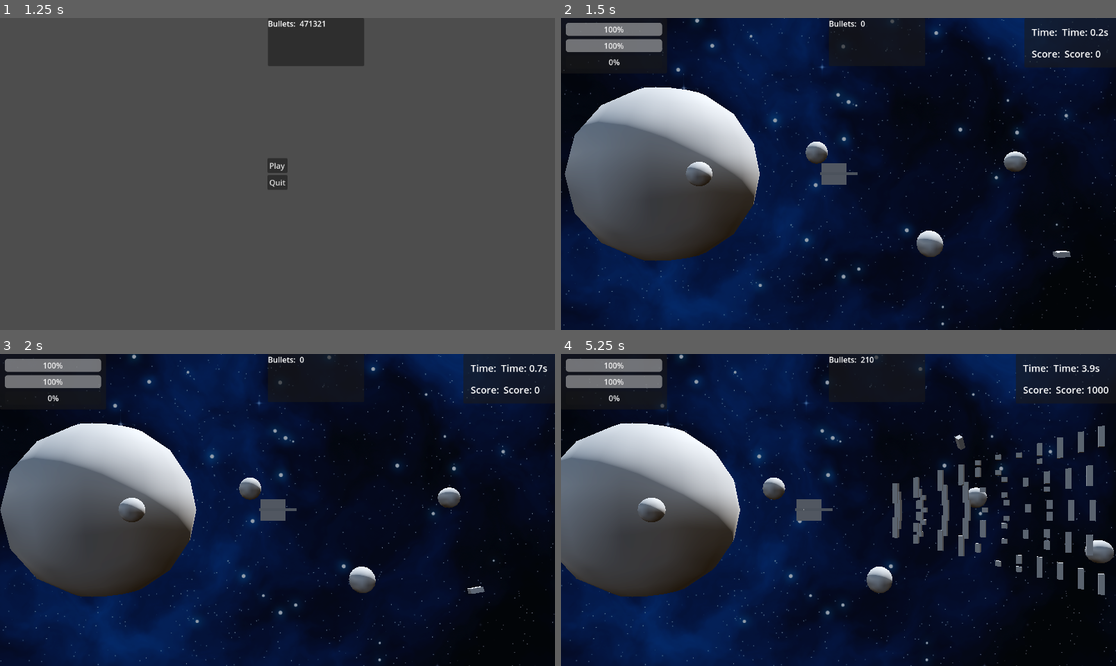
Above: before the commit, frames 1-4 (two rows, left to right).
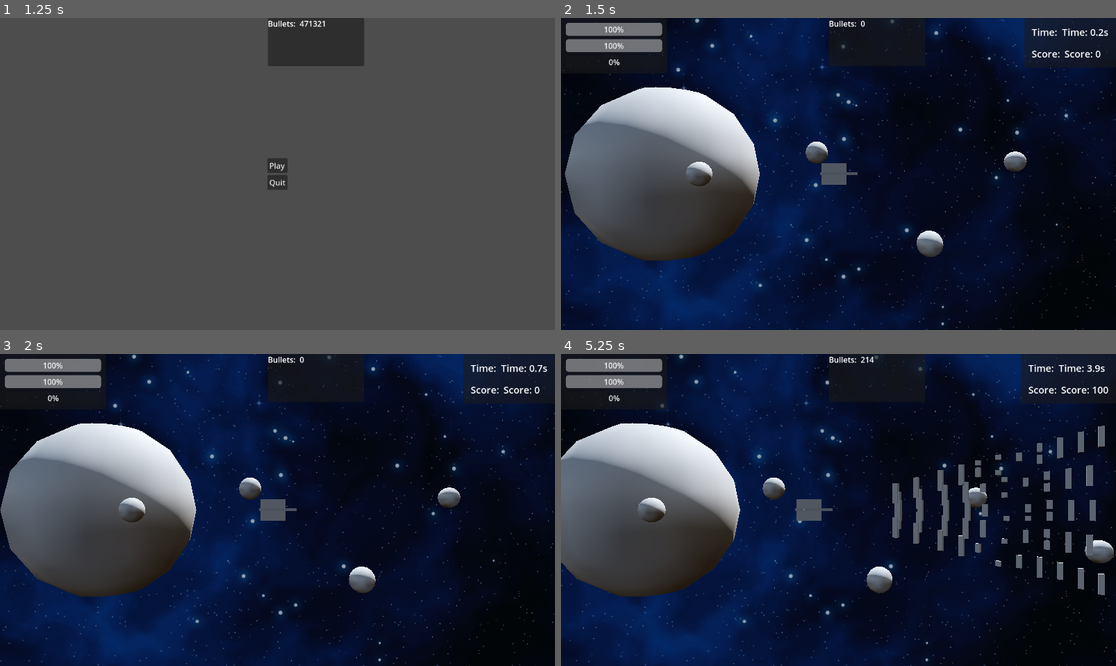
Above: after the commit, the same moments.

Repository: CaptainTiki/DeadSimple
Game: Godot game, scene res://System/Menus/TitleScreen.tscn
The game is run twice, just before and just after one commit, with the same random seed, the same clock (stepped at 60 frames per second) and the same inputs.
Inputs (mouse positions are in pixels of both pictures, inside the frame that each line leads up to):
- Up to frame 1 (1.25 s): tap Enter at 0.5 s; move the mouse to (399, 158) at 0.52 s; hold Right (move_right) from 0.53 s (still down); hold Space (fire) from 0.53 s (still down); click (399, 158) at 0.67 s
- Up to frame 2 (1.5 s): release Right (move_right) at 1.25 s; release Space (fire) at 1.25 s; click "Play" at 1.25 s
- Up to frame 3 (2 s): no input
- Up to frame 4 (5.25 s): move the mouse to (727, 525) at 2.02 s; hold Down (move_down) 2.03-2.78 s; tap Z (boost) at 2.1, 5.1 s; tap Space (fire) at 2.3, 3.6 s; move the mouse to (894, 441) at 2.77 s; hold Right (move_right) 2.78-3.53 s; hold Space (fire) 2.78-3.53 s; tap X (dodge) at 2.85 s; move the mouse to (810, 572) at 3.52 s; hold Up (move_up) 3.53-4.28 s; click (810, 572) at 3.67 s; move the mouse to (1005, 556) at 4.27 s; hold Space (fire) 4.28-5.03 s; hold Left (move_left) from 4.28 s (still down); move the mouse to (672, 463) at 5.02 s

Frame 1 is identical in both runs. In frame 2, less than 0.1% of the frame differs, in the area x 88-92%, y 74-77%; in frame 3, less than 0.1%; in frame 4, 0.9%, in the area x 55-99%, y 0-70%.

Commit message:
Spawnmanager/ SpawnSequence

Diff:
--- /dev/null
+++ b/Data/Spawns/spawn_entry.gd
@@ -0,0 +1,15 @@
+# res://data/spawns/Spawn_Entry.gd
+@icon("res://Assets/icon.svg")
+extends Resource
+class_name SpawnEntry
+
+
+enum EntryStyle { NONE, SLIDE_ONLY, SLIDE_PAUSE }
+enum Behavior { NONE, RAM_PLAYER }
+
+@export var spawner_name: StringName            # e.g. "RightHigh"
+@export var delay_s: float = 0.0                # wait before this spawn
+@export var scene: PackedScene                  # Rock.tscn (or enemy later)
+@export var entry_style: EntryStyle = EntryStyle.SLIDE_ONLY
+@export var behavior: Behavior = Behavior.NONE
+@export var speed: float = 6.0                  # optional param for movers
--- /dev/null
+++ b/Data/Spawns/spawn_sequence.gd
@@ -0,0 +1,6 @@
+@icon("res://icon.svg")
+# res://data/spawns/SpawnSequence.gd
+extends Resource
+class_name SpawnSequence
+
+@export var entries: Array[SpawnEntry] = []
--- /dev/null
+++ b/Data/test_level.tres
@@ -0,0 +1,19 @@
+[gd_resource type="Resource" script_class="SpawnSequence" load_steps=5 format=3 uid="uid://dxuaabmtxot6k"]
+
+[ext_resource type="Script" uid="uid://duogtao1wwnuo" path="res://Data/Spawns/spawn_entry.gd" id="1_y1705"]
+[ext_resource type="PackedScene" uid="uid://cmi1u0wejtvds" path="res://Objects/Obstacles/Rock.tscn" id="2_ta06r"]
+[ext_resource type="Script" uid="uid://ck36k2cxbbpln" path="res://Data/Spawns/spawn_sequence.gd" id="2_ubd7x"]
+
+[sub_resource type="Resource" id="Resource_y1705"]
+script = ExtResource("1_y1705")
+spawner_name = &"RightMid"
+delay_s = 1.0
+scene = ExtResource("2_ta06r")
+entry_style = 0
+speed = 0.0
+metadata/_custom_type_script = "uid://duogtao1wwnuo"
+
+[resource]
+script = ExtResource("2_ubd7x")
+entries = Array[ExtResource("1_y1705")]([SubResource("Resource_y1705")])
+metadata/_custom_type_script = "uid://ck36k2cxbbpln"
--- a/Enemies/enemy.gd
+++ b/Enemies/enemy.gd
@@ -4,7 +4,7 @@
 @export var speed: float = 1.0
 @export var damage: float = 20.0
 @export var pause_delay: float = 0.0
-var play_speed: float = 2.0  # Match Level.play_speed
+var play_speed: float = 2.0  #we should get this from play_area - or spawner?
 var state: String = "pause"
 var pause_timer: float = 0.0
 
--- a/Objects/Rock.tscn
+++ b/Objects/Obstacles/LargeRock.tscn
@@ -1,19 +1,19 @@
-[gd_scene load_steps=3 format=3 uid="uid://cmi1u0wejtvds"]
+[gd_scene load_steps=3 format=3 uid="uid://caoi4a5f65gvt"]
 
-[ext_resource type="Script" uid="uid://bsv38ierybccq" path="res://Objects/rock.gd" id="1_ihx5k"]
+[ext_resource type="Script" uid="uid://jwwtq4t3id13" path="res://Objects/Obstacles/large_rock.gd" id="1_1vsik"]
 
 [sub_resource type="SphereShape3D" id="SphereShape3D_ihx5k"]
-radius = 0.55
+radius = 0.75
 
-[node name="Rock" type="Area3D" groups=["rock"]]
+[node name="LargeRock" type="Area3D" groups=["rock"]]
 collision_layer = 256
 collision_mask = 3
-script = ExtResource("1_ihx5k")
+script = ExtResource("1_1vsik")
 
 [node name="CollisionShape3D" type="CollisionShape3D" parent="."]
 shape = SubResource("SphereShape3D_ihx5k")
 
 [node name="CSGBox3D" type="CSGBox3D" parent="."]
-size = Vector3(0.5, 0.2, 0.3)
+size = Vector3(1.1, 0.8, 0.75)
 
 [connection signal="area_entered" from="." to="." method="_on_area_entered"]
--- a/Objects/LargeRock.tscn
+++ b/Objects/Obstacles/Rock.tscn
@@ -1,19 +1,19 @@
-[gd_scene load_steps=3 format=3 uid="uid://caoi4a5f65gvt"]
+[gd_scene load_steps=3 format=3 uid="uid://cmi1u0wejtvds"]
 
-[ext_resource type="Script" uid="uid://jwwtq4t3id13" path="res://Objects/large_rock.gd" id="1_1vsik"]
+[ext_resource type="Script" uid="uid://bsv38ierybccq" path="res://Objects/Obstacles/rock.gd" id="1_ihx5k"]
 
 [sub_resource type="SphereShape3D" id="SphereShape3D_ihx5k"]
-radius = 0.75
+radius = 0.55
 
-[node name="LargeRock" type="Area3D" groups=["rock"]]
+[node name="Rock" type="Area3D" groups=["rock"]]
 collision_layer = 256
 collision_mask = 3
-script = ExtResource("1_1vsik")
+script = ExtResource("1_ihx5k")
 
 [node name="CollisionShape3D" type="CollisionShape3D" parent="."]
 shape = SubResource("SphereShape3D_ihx5k")
 
 [node name="CSGBox3D" type="CSGBox3D" parent="."]
-size = Vector3(1.1, 0.8, 0.75)
+size = Vector3(0.5, 0.2, 0.3)
 
 [connection signal="area_entered" from="." to="." method="_on_area_entered"]
--- a/Objects/rock.gd
+++ b/Objects/Obstacles/large_rock.gd
@@ -1,7 +1,7 @@
 extends Area3D
 
-@export var friction: float = 5.0
-var velocity: Vector3 = Vector3.ZERO
+@export var health: int = 2
+var asteroid_scene = preload("res://Objects/Obstacles/Rock.tscn")
 var angular_velocity: Vector3
 
 func _ready():
@@ -16,11 +16,6 @@
 	if StateManager.is_paused:
 		return
 
-	# Apply sliding velocity
-	if velocity != Vector3.ZERO:
-		position += velocity * delta
-		velocity = velocity.move_toward(Vector3.ZERO, friction * delta)
-
 	# Apply rotation
 	rotate_x(angular_velocity.x * delta)
 	rotate_y(angular_velocity.y * delta)
@@ -28,8 +23,20 @@
 
 func _on_area_entered(area: Area3D):
 	if area.is_in_group("bullet"):
-		StateManager.game_data.score += 100  # Increment score
-		StateManager.game_manager.update_hud()  # Update HUD
-		queue_free()
+		health -= 1
 		if area is Bullet:
 			area._despawn()
+		if health <= 0:
+			spawn_small_asteroids()
+			StateManager.game_data.score += 200  # Increment score for large rock
+			StateManager.game_manager.update_hud()  # Update HUD
+			queue_free()
+
+func spawn_small_asteroids():
+	var num = randi_range(2, 3)
+	for i in num:
+		var small = asteroid_scene.instantiate()
+		get_parent().add_child(small)
+		small.position = position
+		var random_dir = Vector2(randf_range(-1, 1), randf_range(-1, 1)).normalized()
+		small.velocity = Vector3(random_dir.x, random_dir.y, 0) * randf_range(3.0, 6.0)
--- /dev/null
+++ b/Objects/Obstacles/rock.gd
@@ -0,0 +1,35 @@
+extends Area3D
+
+@export var friction: float = 5.0
+var velocity: Vector3 = Vector3.ZERO
+var angular_velocity: Vector3
+
+func _ready():
+	# Set random angular velocity for each axis (radians per second)
+	angular_velocity = Vector3(
+		randf_range(0.1, 0.3) * (1 if randi() % 2 == 0 else -1),
+		randf_range(0.1, 0.3) * (1 if randi() % 2 == 0 else -1),
+		randf_range(0.1, 0.3) * (1 if randi() % 2 == 0 else -1)
+	)
+
+func _physics_process(delta: float):
+	if StateManager.is_paused:
+		return
+
+	# Apply sliding velocity
+	if velocity != Vector3.ZERO:
+		position += velocity * delta
+		velocity = velocity.move_toward(Vector3.ZERO, friction * delta)
+
+	# Apply rotation
+	rotate_x(angular_velocity.x * delta)
+	rotate_y(angular_velocity.y * delta)
+	rotate_z(angular_velocity.z * delta)
+
+func _on_area_entered(area: Area3D):
+	if area.is_in_group("bullet"):
+		StateManager.game_data.score += 100  # Increment score
+		StateManager.game_manager.update_hud()  # Update HUD
+		queue_free()
+		if area is BulletBase:
+			area._despawn()
--- a/Objects/large_rock.gd
+++ /dev/null
@@ -1,42 +0,0 @@
-extends Area3D
-
-@export var health: int = 2
-var asteroid_scene = preload("res://Objects/Rock.tscn")
-var angular_velocity: Vector3
-
-func _ready():
-	# Set random angular velocity for each axis (radians per second)
-	angular_velocity = Vector3(
-		randf_range(0.1, 0.3) * (1 if randi() % 2 == 0 else -1),
-		randf_range(0.1, 0.3) * (1 if randi() % 2 == 0 else -1),
-		randf_range(0.1, 0.3) * (1 if randi() % 2 == 0 else -1)
-	)
-
-func _physics_process(delta: float):
-	if StateManager.is_paused:
-		return
-
-	# Apply rotation
-	rotate_x(angular_velocity.x * delta)
-	rotate_y(angular_velocity.y * delta)
-	rotate_z(angular_velocity.z * delta)
-
-func _on_area_entered(area: Area3D):
-	if area.is_in_group("bullet"):
-		health -= 1
-		if area is Bullet:
-			area._despawn()
-		if health <= 0:
-			spawn_small_asteroids()
-			StateManager.game_data.score += 200  # Increment score for large rock
-			StateManager.game_manager.update_hud()  # Update HUD
-			queue_free()
-
-func spawn_small_asteroids():
-	var num = randi_range(2, 3)
-	for i in num:
-		var small = asteroid_scene.instantiate()
-		get_parent().add_child(small)
-		small.position = position
-		var random_dir = Vector2(randf_range(-1, 1), randf_range(-1, 1)).normalized()
-		small.velocity = Vector3(random_dir.x, random_dir.y, 0) * randf_range(3.0, 6.0)
--- a/Player/player.gd
+++ b/Player/player.gd
@@ -13,7 +13,7 @@
 
 var trigger_held: bool = false
 
-var bullet_scene = preload("res://Projectiles/bullet.tscn")
+var bullet_scene = preload("res://Projectiles/bullet_round.tscn")
 var time_since_last_shot: float = 0.0
 var current_shields: float = 100.0
 var current_health: float = 30.0
--- a/Projectiles/bullet.gd
+++ b/Projectiles/bullet_base.gd
@@ -1,6 +1,6 @@
 # res://Projectiles/Bullet.gd
 extends Area3D
-class_name Bullet
+class_name BulletBase
 
 @onready var play_window := get_tree().get_first_node_in_group("play_area") as PlayWindow
 
--- a/Projectiles/bullet.tscn
+++ b/Projectiles/bullet_round.tscn
@@ -1,6 +1,6 @@
 [gd_scene load_steps=3 format=3 uid="uid://dwa0qhvaty8tj"]
 
-[ext_resource type="Script" uid="uid://c0xk7dgeno1nu" path="res://Projectiles/bullet.gd" id="1_m4n48"]
+[ext_resource type="Script" uid="uid://c0xk7dgeno1nu" path="res://Projectiles/bullet_base.gd" id="1_u28tj"]
 
 [sub_resource type="BoxShape3D" id="BoxShape3D_m4n48"]
 size = Vector3(0.25, 0.25, 0.25)
@@ -8,7 +8,7 @@
 [node name="Bullet" type="Area3D" groups=["bullet"]]
 collision_layer = 2
 collision_mask = 131120
-script = ExtResource("1_m4n48")
+script = ExtResource("1_u28tj")
 
 [node name="CollisionShape3D" type="CollisionShape3D" parent="."]
 shape = SubResource("BoxShape3D_m4n48")
--- a/System/pool_manager.gd
+++ b/System/pool_manager.gd
@@ -1,7 +1,7 @@
 # res://System/pool_Manager.gd
 extends Node
 
-var _bullet_pool : Array[Bullet] = []             # Array of bullet nodes (inactive)
+var _bullet_pool : Array[BulletBase] = []             # Array of bullet nodes (inactive)
 var _scene: PackedScene     # Bullet scene to instance
 var _parent: Node           # Where bullets live in the tree
 var _max_size: int = 0      # 0 = unlimited
--- /dev/null
+++ b/System/spawn_manager.gd
@@ -0,0 +1,97 @@
+# res://scripts/spawn/SpawnManager.gd
+extends Node3D
+class_name SpawnManager
+
+@export var sequence: SpawnSequence                 # your .tres with entries
+@export var play_on_ready := true
+@export var loop_sequence := false
+
+@onready var _enemies_root: Node3D = $"../../Enemies"
+
+signal spawned(instance: Node, entry: SpawnEntry)
+
+var _spawners: Dictionary = {}  # name:StringName -> Node3D (e.g., Marker3D/Spawner)
+var _running := false
+
+func _ready() -> void:
+	# Cache enemies root
+	if _enemies_root == null:
+		push_warning("SpawnManager: enemies_root_path not set or missing.")
+
+	# Cache spawners by name (you’ve placed them manually in the scene)
+	for child in get_children():
+		# Accept either your Spawner.gd or raw Marker3D
+		if child is Node3D:
+			_spawners[child.name] = child
+
+	if play_on_ready:
+		start_spawning()
+
+func start_spawning() -> void:
+	if _running:
+		return
+	if not sequence:
+		push_warning("SpawnManager: No sequence assigned.")
+		return
+	_running = true
+	# fire-and-forget
+	_run_loop()
+
+func stop_spawning() -> void:
+	_running = false
+
+func _run_loop() -> void:
+	# Coroutine wrapper so we can loop if requested
+	spawn_entries()
+
+func _on_sequence_finished() -> void:
+	_running = loop_sequence
+	if _running:
+		_run_loop()
+
+func _spawn(entry: SpawnEntry) -> void:
+	if not entry.scene:
+		return
+	var spawner: Node3D = _spawners.get(entry.spawner_name, null)
+	if spawner == null:
+		push_warning("Spawner '%s' not found." % entry.spawner_name)
+		return
+
+	var inst := entry.scene.instantiate()
+	inst.global_position = spawner.global_position
+
+	# Simple entry styles / behaviors (optional hooks)
+	match entry.entry_style:
+		SpawnEntry.EntryStyle.SLIDE_ONLY:
+			if "set_initial_velocity" in inst:
+				inst.set_initial_velocity(Vector3(-entry.speed, 0, 0))
+			elif "velocity" in inst:
+				inst.velocity.x = -entry.speed
+		SpawnEntry.EntryStyle.SLIDE_PAUSE:
+			if "velocity" in inst:
+				inst.velocity = Vector3.ZERO
+
+	match entry.behavior:
+		SpawnEntry.Behavior.RAM_PLAYER:
+			if "set_behavior" in inst:
+				inst.set_behavior("ram_player")
+			elif "behavior" in inst:
+				inst.behavior = "ram_player"
+
+	if _enemies_root:
+		_enemies_root.add_child(inst)
+	else:
+		add_child(inst)
+
+	emit_signal("spawned", inst, entry)
+
+func spawn_entries() -> void:
+	# NOTE: no @func — just a normal function. 'await' works in Godot 4.
+	for e in sequence.entries:
+		if not _running:
+			break
+		await get_tree().create_timer(maxf(e.delay_s, 0.0)).timeout
+		if not _running:
+			break
+		_spawn(e)
+	_on_sequence_finished()
--- /dev/null
+++ b/System/spawn_manager.tscn
@@ -0,0 +1,6 @@
+[gd_scene load_steps=2 format=3 uid="uid://beawpbqi2iswl"]
+
+[ext_resource type="Script" uid="uid://6cvjlwxsxvio" path="res://System/spawn_manager.gd" id="1_tvqhx"]
+
+[node name="SpawnManager" type="Node3D"]
+script = ExtResource("1_tvqhx")
--- /dev/null
+++ b/System/spawner.gd
@@ -0,0 +1,5 @@
+# res://system/Spawner.gd
+extends Marker3D
+class_name Spawner
+
+# For future: per-spawner modifiers, offsets, etc.
--- /dev/null
+++ b/System/spawner.tscn
@@ -0,0 +1,6 @@
+[gd_scene load_steps=2 format=3 uid="uid://b5l6cmrty6fqt"]
+
+[ext_resource type="Script" uid="uid://e7vydfk8kw8c" path="res://System/spawner.gd" id="1_pegks"]
+
+[node name="RightHighCorner" type="Marker3D"]
+script = ExtResource("1_pegks")
--- a/level_test.gd
+++ b/level_test.gd
@@ -9,7 +9,7 @@
 
 func _ready() -> void:
 	PoolManager.setup_bullets(
-		preload("res://Projectiles/bullet.tscn"),  # your bullet scene
+		preload("res://Projectiles/bullet_round.tscn"),  # your bullet scene
 		bullets_node,
 		200,    # initial bullets
 		600     # cap (0 = unlimited)
--- a/level_test.tscn
+++ b/level_test.tscn
@@ -1,11 +1,12 @@
-[gd_scene load_steps=13 format=3 uid="uid://2gvh2l24pan6"]
+[gd_scene load_steps=14 format=3 uid="uid://2gvh2l24pan6"]
 
 [ext_resource type="Script" uid="uid://bedjtaany4nhl" path="res://level_test.gd" id="1_4xtnr"]
 [ext_resource type="PackedScene" uid="uid://d3iep2i6v0ovj" path="res://Player/player.tscn" id="2_6ih1o"]
 [ext_resource type="Texture2D" uid="uid://dov8y6iugkg0" path="res://Assets/backgrounds/Blue Nebula 8 - 1024x1024.png" id="2_hpvma"]
-[ext_resource type="PackedScene" uid="uid://cmi1u0wejtvds" path="res://Objects/Rock.tscn" id="3_56xti"]
 [ext_resource type="Script" uid="uid://d0ffo5w1hts86" path="res://System/play_window.gd" id="3_mge0y"]
-[ext_resource type="PackedScene" uid="uid://caoi4a5f65gvt" path="res://Objects/LargeRock.tscn" id="4_mge0y"]
+[ext_resource type="PackedScene" uid="uid://beawpbqi2iswl" path="res://System/spawn_manager.tscn" id="5_hpvma"]
+[ext_resource type="PackedScene" uid="uid://b5l6cmrty6fqt" path="res://System/spawner.tscn" id="6_hpvma"]
+[ext_resource type="Resource" uid="uid://dxuaabmtxot6k" path="res://Data/test_level.tres" id="6_k6i1l"]
 
 [sub_resource type="StandardMaterial3D" id="StandardMaterial3D_k6i1l"]
 albedo_texture = ExtResource("2_hpvma")
@@ -112,37 +113,25 @@
 [node name="Player" parent="PlayWindow" instance=ExtResource("2_6ih1o")]
 unique_name_in_owner = true
 
+[node name="SpawnManager" parent="PlayWindow" instance=ExtResource("5_hpvma")]
+sequence = ExtResource("6_k6i1l")
+
+[node name="RightHighCorner" parent="PlayWindow/SpawnManager" instance=ExtResource("6_hpvma")]
+transform = Transform3D(1, 0, 0, 0, 1, 0, 0, 0, 1, 12, 6, 0)
+
+[node name="RightHigh" parent="PlayWindow/SpawnManager" instance=ExtResource("6_hpvma")]
+transform = Transform3D(1, 0, 0, 0, 1, 0, 0, 0, 1, 12, 3, 0)
+
+[node name="RightMid" parent="PlayWindow/SpawnManager" instance=ExtResource("6_hpvma")]
+transform = Transform3D(1, 0, 0, 0, 1, 0, 0, 0, 1, 12, 0, 0)
+
+[node name="RightLow" parent="PlayWindow/SpawnManager" instance=ExtResource("6_hpvma")]
+transform = Transform3D(1, 0, 0, 0, 1, 0, 0, 0, 1, 12, -3, 0)
+
+[node name="RightLowCorner" parent="PlayWindow/SpawnManager" instance=ExtResource("6_hpvma")]
+transform = Transform3D(1, 0, 0, 0, 1, 0, 0, 0, 1, 12, -6, 0)
+
 [node name="Objects" type="Node3D" parent="."]
-
-[node name="Rock" parent="Objects" instance=ExtResource("3_56xti")]
-transform = Transform3D(1, 0, 0, 0, 1, 0, 0, 0, 1, 27.714384, 1.4990778, 0)
-
-[node name="Rock2" parent="Objects" instance=ExtResource("3_56xti")]
-transform = Transform3D(1, 0, 0, 0, 1, 0, 0, 0, 1, 9.340918, -3.2232294, 0)
-
-[node name="Rock3" parent="Objects" instance=ExtResource("3_56xti")]
-transform = Transform3D(1, 0, 0, 0, 1, 0, 0, 0, 1, 14.628168, -1.3353801, 0)
-
-[node name="Rock4" parent="Objects" instance=ExtResource("3_56xti")]
-transform = Transform3D(1, 0, 0, 0, 1, 0, 0, 0, 1, 12.89011, 2.7186732, 0)
-
-[node name="Rock5" parent="Objects" instance=ExtResource("3_56xti")]
-transform = Transform3D(1, 0, 0, 0, 1, 0, 0, 0, 1, 19.14353, 2.7186732, 0)
-
-[node name="Rock6" parent="Objects" instance=ExtResource("3_56xti")]
-transform = Transform3D(1, 0, 0, 0, 1, 0, 0, 0, 1, 19.779676, 0.902987, 0)
-
-[node name="Rock7" parent="Objects" instance=ExtResource("3_56xti")]
-transform = Transform3D(1, 0, 0, 0, 1, 0, 0, 0, 1, 25.754517, -3.231173, 0)
-
-[node name="LargeRock" parent="Objects" instance=ExtResource("4_mge0y")]
-transform = Transform3D(1, 0, 0, 0, 1, 0, 0, 0, 1, 23.897253, 0, 0)
-
-[node name="LargeRock2" parent="Objects" instance=ExtResource("4_mge0y")]
-transform = Transform3D(1, 0, 0, 0, 1, 0, 0, 0, 1, 32.82318, -4.129872, 0)
-
-[node name="LargeRock3" parent="Objects" instance=ExtResource("4_mge0y")]
-transform = Transform3D(1, 0, 0, 0, 1, 0, 0, 0, 1, 30.759712, -0.06489384, 0)
 
 [node name="Enemies" type="Node3D" parent="."]
 
--- a/project.godot
+++ b/project.godot
@@ -13,7 +13,7 @@
 config/name="DeadSimple"
 run/main_scene="uid://ch0gy5ka743cm"
 config/features=PackedStringArray("4.5", "Forward Plus")
-config/icon="res://icon.svg"
+config/icon="res://Assets/icon.svg"
 
 [autoload]
 
Renamed: icon.svg -> Assets/icon.svg
Not shown, changed: Assets/icon.svg.import
Not shown, added: Data/Spawns/spawn_entry.gd.uid
Not shown, added: Data/Spawns/spawn_sequence.gd.uid
Renamed: Objects/large_rock.gd.uid -> Objects/Obstacles/large_rock.gd.uid
Renamed: Objects/rock.gd.uid -> Objects/Obstacles/rock.gd.uid
Renamed: Projectiles/bullet.gd.uid -> Projectiles/bullet_base.gd.uid
Not shown, added: System/spawn_manager.gd.uid
Not shown, added: System/spawner.gd.uid
